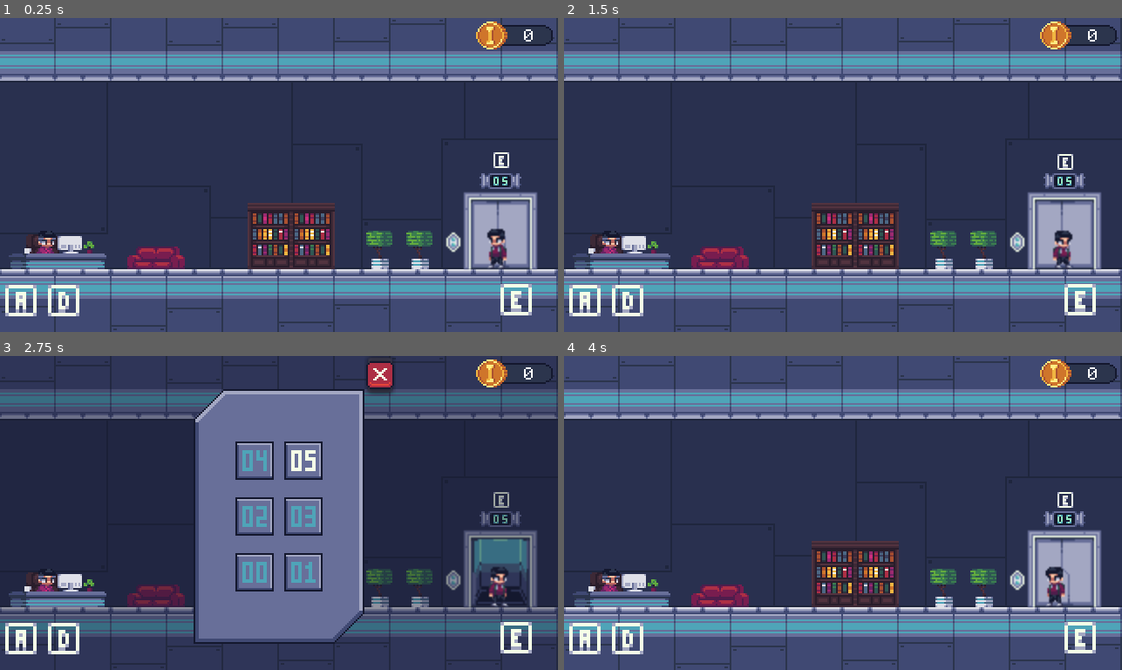
Above: before the commit, frames 1-4 (two rows, left to right).
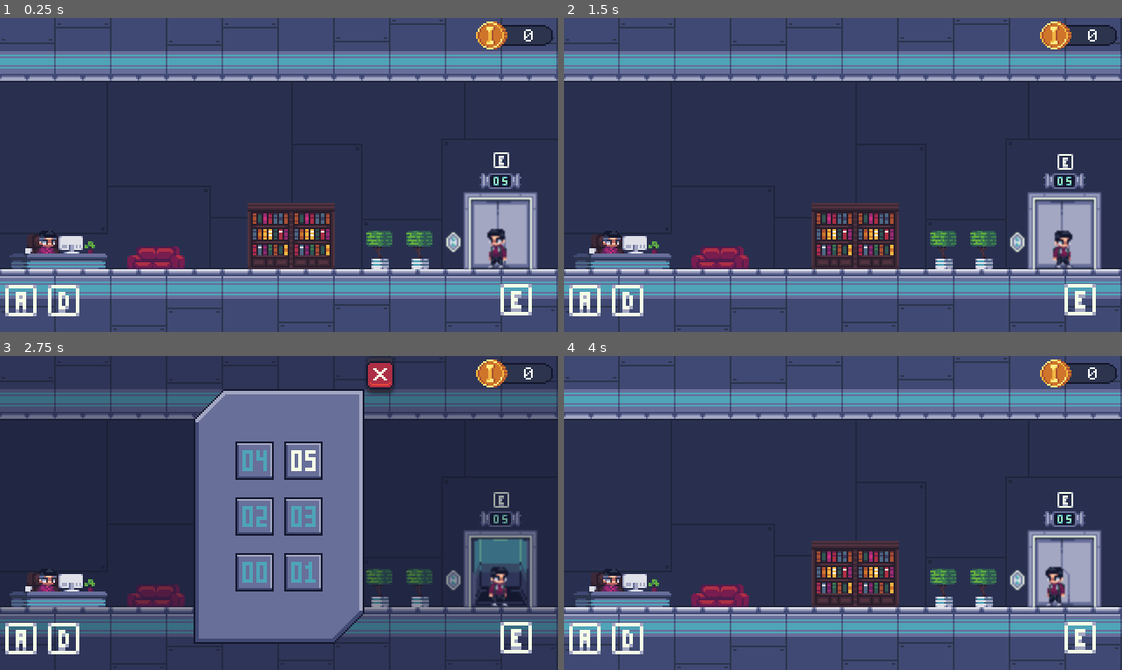
Above: after the commit, the same moments.

Repository: 2022M1T4-Inteli/My-roadlab
Game: Godot game, scene res://Scenes/Level 5.tscn
Two runs of this game, one before a commit and one after it. Both use one fixed random seed, a clock stepped at 60 frames per second and the inputs below. This scene is started directly instead of the project's main scene.
Inputs (mouse positions are in pixels of both pictures, inside the frame that each line leads up to):
- Up to frame 1 (0.25 s): no input
- Up to frame 2 (1.5 s): click (586, 300) at 0.5 s; click (625, 300) at 1.25 s
- Up to frame 3 (2.75 s): click (513, 638) at 2 s
- Up to frame 4 (4 s): click (943, 374) at 2.75 s; click (586, 638) at 3.5 s

The runs differ from the first frame. In frame 1, 0.2% of the frame differs, in the area x 1-20%, y 67-80%; in frame 2, 0.2%; in frame 3, 0.2%; in frame 4, 0.2%.

Commit message:
Versão Final Jogo

Diff:
--- a/src/Projeto Inteli/Scenes/Cenários/Cenário 6.tscn
+++ b/src/Projeto Inteli/Scenes/Cenários/Cenário 6.tscn
@@ -140,6 +140,48 @@
 [sub_resource type="RectangleShape2D" id=30]
 extents = Vector2( 33, 27.5 )
 
+[sub_resource type="Animation" id=36]
+resource_name = "Idle"
+length = 1.2
+loop = true
+tracks/0/type = "value"
+tracks/0/path = NodePath(".:frame")
+tracks/0/interp = 1
+tracks/0/loop_wrap = true
+tracks/0/imported = false
+tracks/0/enabled = true
+tracks/0/keys = {
+"times": PoolRealArray( 0, 0.3, 0.6, 0.9, 1.2 ),
+"transitions": PoolRealArray( 1, 1, 1, 1, 1 ),
+"update": 1,
+"values": [ 0, 1, 2, 3, 4 ]
+}
+
+[sub_resource type="Animation" id=37]
+length = 0.001
+tracks/0/type = "value"
+tracks/0/path = NodePath(".:frame")
+tracks/0/interp = 1
+tracks/0/loop_wrap = true
+tracks/0/imported = false
+tracks/0/enabled = true
+tracks/0/keys = {
+"times": PoolRealArray( 0 ),
+"transitions": PoolRealArray( 1 ),
+"update": 0,
+"values": [ 0 ]
+}
+
+[sub_resource type="AnimationNodeAnimation" id=38]
+animation = "Idle"
+
+[sub_resource type="AnimationNodeStateMachine" id=39]
+states/Idle/node = SubResource( 38 )
+states/Idle/position = Vector2( 471, 115 )
+start_node = "Idle"
+
+[sub_resource type="AnimationNodeStateMachinePlayback" id=40]
+
 [sub_resource type="Animation" id=31]
 resource_name = "Idle"
 length = 1.2
@@ -181,48 +223,6 @@
 start_node = "Idle"
 
 [sub_resource type="AnimationNodeStateMachinePlayback" id=35]
-
-[sub_resource type="Animation" id=36]
-resource_name = "Idle"
-length = 1.2
-loop = true
-tracks/0/type = "value"
-tracks/0/path = NodePath(".:frame")
-tracks/0/interp = 1
-tracks/0/loop_wrap = true
-tracks/0/imported = false
-tracks/0/enabled = true
-tracks/0/keys = {
-"times": PoolRealArray( 0, 0.3, 0.6, 0.9, 1.2 ),
-"transitions": PoolRealArray( 1, 1, 1, 1, 1 ),
-"update": 1,
-"values": [ 0, 1, 2, 3, 4 ]
-}
-
-[sub_resource type="Animation" id=37]
-length = 0.001
-tracks/0/type = "value"
-tracks/0/path = NodePath(".:frame")
-tracks/0/interp = 1
-tracks/0/loop_wrap = true
-tracks/0/imported = false
-tracks/0/enabled = true
-tracks/0/keys = {
-"times": PoolRealArray( 0 ),
-"transitions": PoolRealArray( 1 ),
-"update": 0,
-"values": [ 0 ]
-}
-
-[sub_resource type="AnimationNodeAnimation" id=38]
-animation = "Idle"
-
-[sub_resource type="AnimationNodeStateMachine" id=39]
-states/Idle/node = SubResource( 38 )
-states/Idle/position = Vector2( 471, 115 )
-start_node = "Idle"
-
-[sub_resource type="AnimationNodeStateMachinePlayback" id=40]
 
 [node name="Cenário 6" type="Sprite"]
 
@@ -360,22 +360,6 @@
 
 [node name="Chefe" type="Node2D" parent="."]
 
-[node name="ChefeParado" type="Sprite" parent="Chefe"]
-position = Vector2( -254, 83 )
-scale = Vector2( 2, 2 )
-texture = ExtResource( 10 )
-hframes = 5
-
-[node name="AnimationPlayer" type="AnimationPlayer" parent="Chefe/ChefeParado"]
-anims/Idle = SubResource( 31 )
-anims/RESET = SubResource( 32 )
-
-[node name="AnimationTree" type="AnimationTree" parent="Chefe/ChefeParado"]
-tree_root = SubResource( 34 )
-anim_player = NodePath("../AnimationPlayer")
-active = true
-parameters/playback = SubResource( 35 )
-
 [node name="ChefeParadoInRange" type="Sprite" parent="Chefe"]
 visible = false
 position = Vector2( -253, 83 )
@@ -392,6 +376,22 @@
 anim_player = NodePath("../AnimationPlayer")
 active = true
 parameters/playback = SubResource( 40 )
+
+[node name="ChefeParado" type="Sprite" parent="Chefe"]
+position = Vector2( -253, 83 )
+scale = Vector2( 2, 2 )
+texture = ExtResource( 10 )
+hframes = 5
+
+[node name="AnimationPlayer" type="AnimationPlayer" parent="Chefe/ChefeParado"]
+anims/Idle = SubResource( 31 )
+anims/RESET = SubResource( 32 )
+
+[node name="AnimationTree" type="AnimationTree" parent="Chefe/ChefeParado"]
+tree_root = SubResource( 34 )
+anim_player = NodePath("../AnimationPlayer")
+active = true
+parameters/playback = SubResource( 35 )
 
 [connection signal="body_entered" from="Elevador" to="Elevador" method="_on_Elevador_body_entered"]
 [connection signal="body_exited" from="Elevador" to="Elevador" method="_on_Elevador_body_exited"]
--- a/src/Projeto Inteli/Scenes/Cenários/Menu.tscn
+++ b/src/Projeto Inteli/Scenes/Cenários/Menu.tscn
@@ -67,18 +67,21 @@
 texture = ExtResource( 4 )
 
 [node name="Label" type="Label" parent="Credit"]
-margin_left = 244.0
-margin_top = 84.0
-margin_right = 424.0
-margin_bottom = 256.0
+margin_left = 230.0
+margin_top = 66.0
+margin_right = 410.0
+margin_bottom = 288.0
 custom_fonts/font = SubResource( 1 )
-text = "Elias Biondo
-Dayllan Alho
+text = "Dayllan Alho
+Elias Biondo
+Gabriel Rocha
+Jackson Aguiar
+Matheus Fidelis
 Renato Machado
 Theo Tosto
-Jackson Aguiar
-Matheus Fidelis
-Gabriel Rocha"
+
+CC BY 2022"
+align = 1
 __meta__ = {
 "_edit_use_anchors_": false
 }
--- a/src/Projeto Inteli/Scenes/FeedbackScreen.tscn
+++ b/src/Projeto Inteli/Scenes/FeedbackScreen.tscn
@@ -58,6 +58,19 @@
 "_edit_use_anchors_": false
 }
 
+[node name="Indicator" type="Label" parent="FinalFeedbackScreen"]
+margin_left = 110.0
+margin_top = 42.0
+margin_right = 267.0
+margin_bottom = 109.0
+custom_fonts/font = SubResource( 2 )
+text = "Caso veja necessidade, jogue novamente para explorar novos caminhos e melhorar seus pontos e habilidades em cada uma das trilhas"
+align = 1
+autowrap = true
+__meta__ = {
+"_edit_use_anchors_": false
+}
+
 [node name="EngenhariaDeSoftware" type="Label" parent="FinalFeedbackScreen"]
 margin_left = -223.0
 margin_top = -42.0
@@ -211,4 +224,23 @@
 "_edit_use_anchors_": false
 }
 
+[node name="PointsTitle" type="Label" parent="FinalFeedbackScreen"]
+margin_left = -219.0
+margin_top = -76.0
+margin_right = 5.0
+margin_bottom = -42.0
+custom_fonts/font = SubResource( 2 )
+text = "Relatório final de desempenho e interesses."
+align = 1
+autowrap = true
+__meta__ = {
+"_edit_use_anchors_": false
+}
+
+[node name="PlayerSprite" type="Sprite" parent="."]
+position = Vector2( 508, 157 )
+scale = Vector2( -4, 4 )
+hframes = 15
+vframes = 2
+
 [connection signal="pressed" from="FinalFeedbackScreen/PlayAgainButton" to="." method="_on_PlayAgainButton_pressed"]
--- a/src/Projeto Inteli/Scenes/Level 1.tscn
+++ b/src/Projeto Inteli/Scenes/Level 1.tscn
@@ -57,39 +57,6 @@
 texture = ExtResource( 7 )
 hframes = 2
 
-[node name="MobileMovement" type="Control" parent="."]
-show_behind_parent = true
-__meta__ = {
-"_edit_use_anchors_": false
-}
-
-[node name="ButtonA" type="Button" parent="MobileMovement"]
-margin_left = 6.0
-margin_top = 306.0
-margin_right = 42.0
-margin_bottom = 341.0
-__meta__ = {
-"_edit_use_anchors_": false
-}
-
-[node name="ButtonD" type="Button" parent="MobileMovement"]
-margin_left = 55.0
-margin_top = 306.0
-margin_right = 91.0
-margin_bottom = 341.0
-__meta__ = {
-"_edit_use_anchors_": false
-}
-
-[node name="ButtonE" type="Button" parent="MobileMovement"]
-margin_left = 574.0
-margin_top = 305.0
-margin_right = 610.0
-margin_bottom = 340.0
-__meta__ = {
-"_edit_use_anchors_": false
-}
-
 [node name="DialogueBox" type="Control" parent="."]
 margin_right = 640.0
 margin_bottom = 360.0
@@ -134,6 +101,39 @@
 "_edit_use_anchors_": false
 }
 
+[node name="MobileMovement" type="Control" parent="."]
+show_behind_parent = true
+__meta__ = {
+"_edit_use_anchors_": false
+}
+
+[node name="ButtonA" type="Button" parent="MobileMovement"]
+margin_left = 6.0
+margin_top = 306.0
+margin_right = 42.0
+margin_bottom = 341.0
+__meta__ = {
+"_edit_use_anchors_": false
+}
+
+[node name="ButtonD" type="Button" parent="MobileMovement"]
+margin_left = 55.0
+margin_top = 306.0
+margin_right = 91.0
+margin_bottom = 341.0
+__meta__ = {
+"_edit_use_anchors_": false
+}
+
+[node name="ButtonE" type="Button" parent="MobileMovement"]
+margin_left = 574.0
+margin_top = 305.0
+margin_right = 610.0
+margin_bottom = 340.0
+__meta__ = {
+"_edit_use_anchors_": false
+}
+
 [node name="TasksSpawn" type="Node2D" parent="."]
 
 [connection signal="button_down" from="MobileMovement/ButtonA" to="Player" method="_on_ButtonA_button_down"]
--- a/src/Projeto Inteli/Scenes/Tasks/ComputerTask.tscn
+++ b/src/Projeto Inteli/Scenes/Tasks/ComputerTask.tscn
@@ -98,6 +98,9 @@
 size = 8
 font_data = ExtResource( 22 )
 
+[sub_resource type="DynamicFont" id=22]
+font_data = ExtResource( 22 )
+
 [node name="Computer Task" type="Node2D"]
 script = ExtResource( 21 )
 
@@ -656,6 +659,9 @@
 margin_right = 40.0
 margin_bottom = 40.0
 script = ExtResource( 29 )
+__meta__ = {
+"_edit_use_anchors_": false
+}
 taskName = "Computer Task"
 levelNumber = 2
 taskIndex = 3
@@ -711,6 +717,17 @@
 margin_top = 176.0
 margin_right = 392.0
 margin_bottom = 204.0
+
+[node name="Label" type="Label" parent="Star"]
+margin_left = 233.0
+margin_top = 138.0
+margin_right = 413.0
+margin_bottom = 160.0
+custom_fonts/font = SubResource( 22 )
+text = "Avalie essa tarefa"
+__meta__ = {
+"_edit_use_anchors_": false
+}
 
 [connection signal="pressed" from="Control/Button" to="." method="_on_Button_pressed"]
 [connection signal="pressed" from="Control/ButtonOpenExplanation" to="." method="_on_ButtonOpenExplanation_pressed"]
--- a/src/Projeto Inteli/Scenes/Tasks/DataTask.tscn
+++ b/src/Projeto Inteli/Scenes/Tasks/DataTask.tscn
@@ -40,6 +40,9 @@
 
 [sub_resource type="DynamicFont" id=6]
 size = 8
+font_data = ExtResource( 1 )
+
+[sub_resource type="DynamicFont" id=7]
 font_data = ExtResource( 1 )
 
 [node name="DataTask" type="Node2D"]
@@ -454,6 +457,17 @@
 margin_top = 176.0
 margin_right = 392.0
 margin_bottom = 204.0
+
+[node name="Label" type="Label" parent="Star"]
+margin_left = 233.0
+margin_top = 138.0
+margin_right = 413.0
+margin_bottom = 160.0
+custom_fonts/font = SubResource( 7 )
+text = "Avalie essa tarefa"
+__meta__ = {
+"_edit_use_anchors_": false
+}
 
 [connection signal="pressed" from="Control/TransferButton" to="." method="_on_TransferButton_pressed"]
 [connection signal="pressed" from="Control/TaskButtonClose" to="." method="_on_TaskButtonClose_pressed"]
--- a/src/Projeto Inteli/Scenes/Tasks/DescribingTask.tscn
+++ b/src/Projeto Inteli/Scenes/Tasks/DescribingTask.tscn
@@ -37,6 +37,9 @@
 
 [sub_resource type="DynamicFont" id=10]
 size = 8
+font_data = ExtResource( 1 )
+
+[sub_resource type="DynamicFont" id=11]
 font_data = ExtResource( 1 )
 
 [node name="DescribingTask" type="Node2D"]
@@ -1159,8 +1162,19 @@
 margin_right = 392.0
 margin_bottom = 204.0
 
+[node name="Label" type="Label" parent="Star"]
+margin_left = 233.0
+margin_top = 138.0
+margin_right = 413.0
+margin_bottom = 160.0
+custom_fonts/font = SubResource( 11 )
+text = "Avalie essa tarefa"
+__meta__ = {
+"_edit_use_anchors_": false
+}
+
+[connection signal="pressed" from="Control/CloseButtonUnfinineshed" to="." method="_on_Button_pressed"]
 [connection signal="pressed" from="Control/CloseButtonUnfinineshed" to="." method="_on_CloseButtonUnfinineshed_pressed"]
-[connection signal="pressed" from="Control/CloseButtonUnfinineshed" to="." method="_on_Button_pressed"]
 [connection signal="pressed" from="button_submit" to="." method="_on_button_submit_pressed"]
 [connection signal="pressed" from="TaskFineshed/Button" to="." method="_on_Button_pressed"]
 [connection signal="pressed" from="TaskRetry/TryAgainButton" to="." method="_on_TryAgainButton_pressed"]
--- a/src/Projeto Inteli/Scenes/Tasks/SatelliteTask.tscn
+++ b/src/Projeto Inteli/Scenes/Tasks/SatelliteTask.tscn
@@ -17,6 +17,9 @@
 outline_color = Color( 0, 0, 0, 1 )
 font_data = ExtResource( 1 )
 
+[sub_resource type="DynamicFont" id=2]
+font_data = ExtResource( 1 )
+
 [node name="SatelliteTask" type="Node2D"]
 show_behind_parent = true
 script = ExtResource( 4 )
@@ -410,6 +413,17 @@
 margin_top = 176.0
 margin_right = 392.0
 margin_bottom = 204.0
+
+[node name="Label" type="Label" parent="Star"]
+margin_left = 233.0
+margin_top = 138.0
+margin_right = 413.0
+margin_bottom = 160.0
+custom_fonts/font = SubResource( 2 )
+text = "Avalie essa tarefa"
+__meta__ = {
+"_edit_use_anchors_": false
+}
 
 [connection signal="pressed" from="Control/Next_button" to="." method="_on_Next_button_pressed"]
 [connection signal="pressed" from="Control/Start_transmission_button" to="." method="_on_Start_transmission_button_pressed"]
--- a/src/Projeto Inteli/Scenes/Tasks/TestAutomationTask.tscn
+++ b/src/Projeto Inteli/Scenes/Tasks/TestAutomationTask.tscn
@@ -24,6 +24,9 @@
 corner_radius_bottom_right = 6
 corner_radius_bottom_left = 6
 
+[sub_resource type="DynamicFont" id=3]
+font_data = ExtResource( 2 )
+
 [node name="Root" type="Node2D"]
 
 [node name="Task" type="Control" parent="."]
@@ -463,6 +466,17 @@
 margin_top = 176.0
 margin_right = 392.0
 margin_bottom = 204.0
+
+[node name="Label" type="Label" parent="Star"]
+margin_left = 233.0
+margin_top = 138.0
+margin_right = 413.0
+margin_bottom = 160.0
+custom_fonts/font = SubResource( 3 )
+text = "Avalie essa tarefa"
+__meta__ = {
+"_edit_use_anchors_": false
+}
 
 [connection signal="pressed" from="Task/CloseTaskButton" to="Task" method="_on_CloseTaskButton_pressed"]
 [connection signal="pressed" from="Task/CorrectOutputButton" to="Task" method="_on_CorrectOutputButton_pressed"]
--- a/src/Projeto Inteli/Scripts/FeedbackScreen.gd
+++ b/src/Projeto Inteli/Scripts/FeedbackScreen.gd
@@ -7,6 +7,8 @@
 
 func _ready():
 	# Setting initial parameters
+	$PlayerSprite.set_texture(get_node("/root/Level 5/Player").charactersSpriteArray[Global.sprNumber])
+
 	$FinalFeedbackScreen/Star1.frame = Global.automationTestTaskPoints[1]
 	$FinalFeedbackScreen/Star2.frame = Global.dataTaskPoints[1]
 	$FinalFeedbackScreen/Star3.frame = Global.describingTaskPoints[1]
@@ -23,9 +25,5 @@
 	$FinalFeedbackScreen/EngenhariaDaComputacao/ScoreFinal.text = "Score final: " + str(Global.satelliteTaskPoints[0] + Global.computerTaskPoints[0]) + " pontos"
 
 
-func _process(delta):
-	pass
-
-
 func _on_PlayAgainButton_pressed():
 	get_tree().change_scene_to(load("res://Scenes/Cenários/Menu.tscn"))
Not shown: 1 places in src/Projeto Inteli/Scenes/Tasks/ComputerTask.tscn that only renumber resources
Not shown: 1 places in src/Projeto Inteli/Scenes/Tasks/DataTask.tscn that only renumber resources
Not shown: 1 places in src/Projeto Inteli/Scenes/Tasks/DescribingTask.tscn that only renumber resources
Not shown: 1 places in src/Projeto Inteli/Scenes/Tasks/SatelliteTask.tscn that only renumber resources
Not shown: 1 places in src/Projeto Inteli/Scenes/Tasks/TestAutomationTask.tscn that only renumber resources
Not shown, changed: executáveis/HTML/index.html
Not shown, changed: executáveis/HTML/index.pck
Not shown, changed: executáveis/Windows/ProjetoInteli.pck
